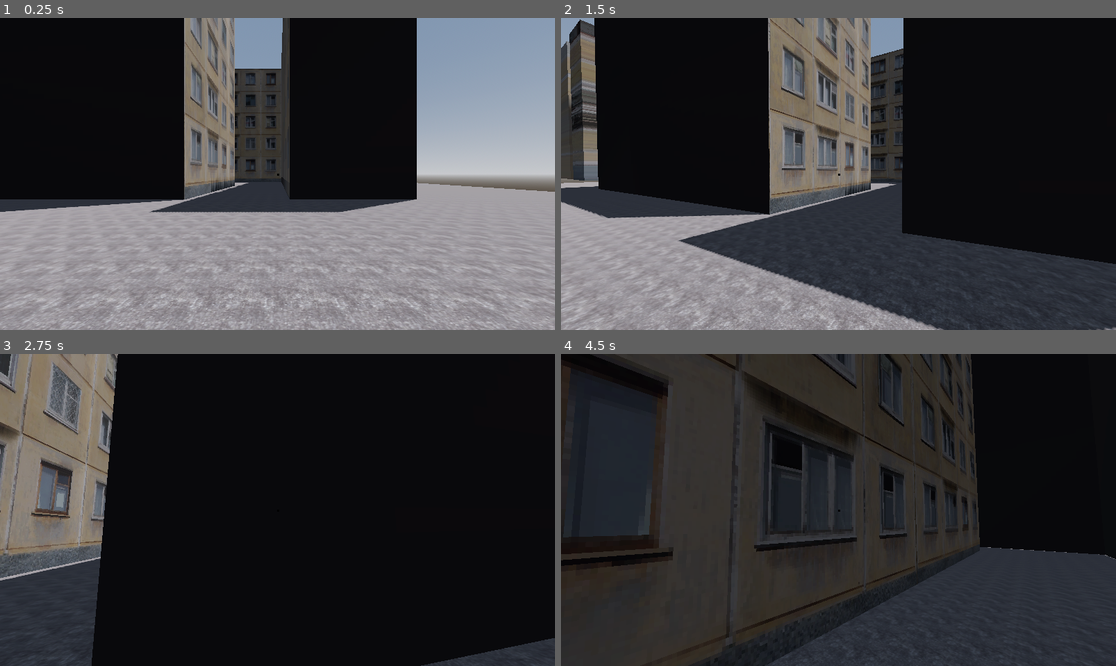
Above: before the commit, frames 1-4 (two rows, left to right).
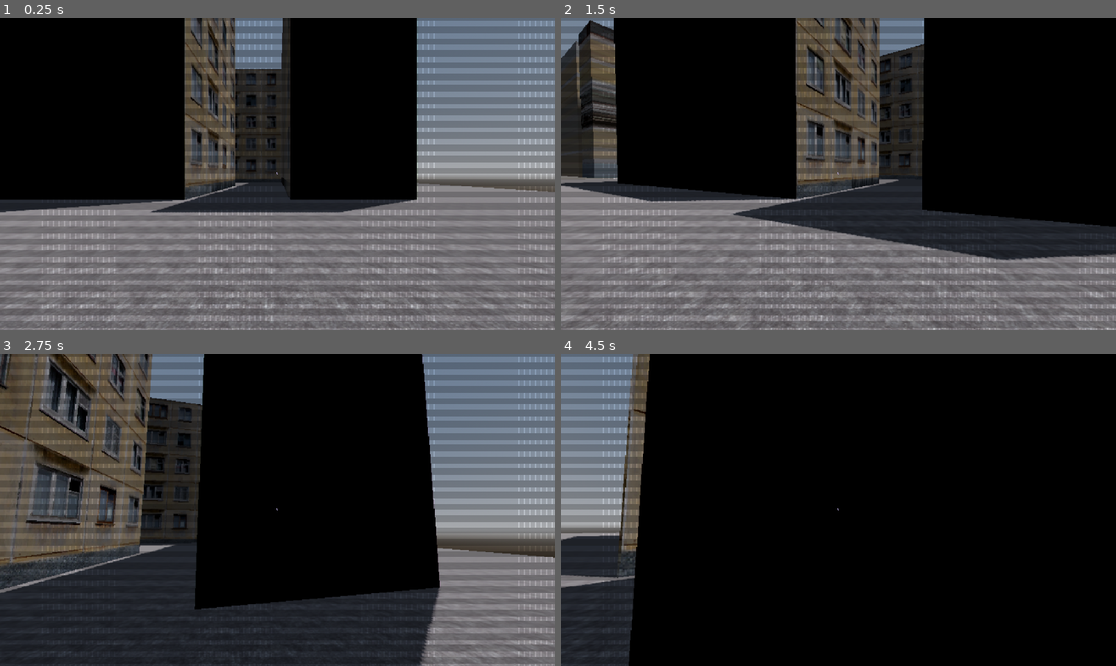
Above: after the commit, the same moments.

Repository: PurplePerpule/IndieHubJam
Game: Godot game, scene res://level/level_1.tscn
Same seed, same stepped clock (60 frames per second), same inputs: the game is played once before the commit and once after it. The project has no main scene, so this scene is started directly.
Inputs (mouse positions are in pixels of both pictures, inside the frame that each line leads up to):
- Up to frame 1 (0.25 s): no input
- Up to frame 2 (1.5 s): tap Enter at 0.5 s; move the mouse to (866, 174) at 0.52 s; hold Shift (sprint) 0.53-1.28 s; hold W (move_forward) from 0.53 s (still down); tap Space (jump) at 0.77, 0.8, 1.07, 1.35 s; move the mouse to (810, 174) at 1.27 s
- Up to frame 3 (2.75 s): keep holding W (move_forward); tap Space (jump) at 1.52, 1.82, 2.3 s; tap Shift (sprint) at 1.55 s; move the mouse to (288, 503) at 2.02 s; tap E (interact) at 2.1 s
- Up to frame 4 (4.5 s): keep holding W (move_forward); move the mouse to (832, 516) at 2.77 s; tap Shift (sprint) at 2.85 s; tap Space (jump) at 3.02, 3.32, 3.77, 3.8, 4.07, 4.35 s; move the mouse to (877, 513) at 3.52 s; hold Shift (sprint) 3.53-4.28 s; move the mouse to (794, 506) at 4.27 s

The runs differ from the first frame. In frame 1, 49% of the frame differs, in the area x 0-100%, y 0-100%; in frame 2, 51%; in frame 3, 57%; in frame 4, 76%.

Commit message:
Added PixelShader

Diff:
--- a/pluto's-dance/Scenes/narkoman.tscn
+++ b/pluto's-dance/Scenes/narkoman.tscn
@@ -1,12 +1,35 @@
-[gd_scene load_steps=3 format=3 uid="uid://cf6x5sdusygug"]
+[gd_scene load_steps=6 format=3 uid="uid://cf6x5sdusygug"]
 
 [ext_resource type="Script" path="res://Scripts/player.gd" id="1_xk75l"]
+[ext_resource type="Shader" path="res://Shaders/pixelShd.gdshader" id="2_k2f55"]
 
 [sub_resource type="CapsuleShape3D" id="CapsuleShape3D_lrd5i"]
 radius = 0.260724
 
+[sub_resource type="LabelSettings" id="LabelSettings_yqbpr"]
+font_size = 10
+font_color = Color(0.768627, 0.717647, 0.941176, 1)
+
+[sub_resource type="ShaderMaterial" id="ShaderMaterial_paw7i"]
+shader = ExtResource("2_k2f55")
+shader_parameter/shake = 0.0
+shader_parameter/noiseQuality = 250.0
+shader_parameter/noiseIntensity = 0.0
+shader_parameter/offsetIntensity = 0.0
+shader_parameter/colorOffsetIntensity = 0.01
+shader_parameter/pixelSize = 700.0
+shader_parameter/grainIntensity = 0.0
+shader_parameter/use_overlay = false
+shader_parameter/use_lens_distortion = false
+shader_parameter/overlay_color = Color(1, 1, 1, 10)
+shader_parameter/lens_distortion_strength = 0.0
+
 [node name="Narkoman" type="CharacterBody3D"]
 script = ExtResource("1_xk75l")
+speed = 3.0
+sprint_speed = 6.0
+jump_velocity = 3.0
+throw_force = 4.0
 
 [node name="CameraPivot" type="Node3D" parent="."]
 transform = Transform3D(1, 0, 0, 0, 1, 0, 0, 0, 1, 0, 1.8, 0)
@@ -32,15 +55,31 @@
 size_flags_horizontal = 4
 size_flags_vertical = 4
 
-[node name="ColorRect" type="ColorRect" parent="Crossfire"]
+[node name="Label" type="Label" parent="Crossfire"]
+z_index = 1
+texture_filter = 1
 layout_mode = 1
 anchors_preset = 8
 anchor_left = 0.5
 anchor_top = 0.5
 anchor_right = 0.5
 anchor_bottom = 0.5
-offset_right = 5.0
-offset_bottom = 5.0
+offset_left = -20.0
+offset_top = -11.5
+offset_right = 20.0
+offset_bottom = 11.5
 grow_horizontal = 2
 grow_vertical = 2
-color = Color(0, 0, 0, 1)
+text = "o"
+label_settings = SubResource("LabelSettings_yqbpr")
+horizontal_alignment = 1
+
+[node name="ColorRect" type="ColorRect" parent="Crossfire"]
+z_index = -5
+material = SubResource("ShaderMaterial_paw7i")
+layout_mode = 1
+anchors_preset = 15
+anchor_right = 1.0
+anchor_bottom = 1.0
+grow_horizontal = 2
+grow_vertical = 2
--- /dev/null
+++ b/pluto's-dance/Shaders/pixelShd.gdshader
@@ -0,0 +1,93 @@
+shader_type canvas_item;
+
+uniform float shake: hint_range(0, 10) = 0.015;
+uniform float noiseQuality: hint_range(0.1, 250, 0.1) = 250;
+uniform float noiseIntensity: hint_range(0, 0.05, 0.001) = 0.001;
+uniform float offsetIntensity: hint_range(0, 0.05, 0.0001) = 0.0045;
+uniform float colorOffsetIntensity: hint_range(0.0, 1.5, 0.001) = 0.2;
+uniform float pixelSize: hint_range(1, 1024) = 200.0;
+uniform float grainIntensity: hint_range(0, 1) = 0.04; // Intensity of film grain
+
+uniform sampler2D screen_texture : hint_screen_texture, repeat_disable, filter_nearest;
+uniform sampler2D overlay_texture : hint_default_transparent;
+uniform bool use_overlay = true; // Toggle for using overlay texture
+uniform bool use_lens_distortion = true; // Toggle for using lens distortion
+
+uniform vec4 overlay_color : source_color = vec4(1.0, 1.0, 1.0, 10.0); // Allow changing overlay color
+uniform float lens_distortion_strength: hint_range(0, 0.1) = 0.05; // Strength of lens distortion effect
+
+varying vec2 previous_pos; // Previous fragment position
+
+float rand(vec2 co)
+{
+    return fract(sin(dot(co.xy, vec2(12.9898, 78.233))) * 43758.5453);
+}
+
+float verticalBar(float pos, float uvY, float offset)
+{
+    float edge0 = (pos - shake);
+    float edge1 = (pos + shake);
+
+    float x = smoothstep(edge0, pos, uvY) * offset;
+    x -= smoothstep(pos, edge1, uvY) * offset;
+    return x;
+}
+
+void fragment() {
+    vec2 iResolution = 1.0 / SCREEN_PIXEL_SIZE;
+    vec2 uv = FRAGCOORD.xy / iResolution.xy;
+
+    // Calculate velocity
+    vec2 velocity = uv - previous_pos;
+
+    // Apply pixelation effect
+    uv = floor(uv * pixelSize) / pixelSize;
+
+    // Add vertical bars distortion
+    for (float i = 0.0; i < 0.71; i += 0.1313)
+    {
+        float d = mod(TIME * i, 1.7);
+        float o = sin(1.0 - tan(TIME * 0.24 * i));
+        o *= offsetIntensity;
+        uv.x += verticalBar(d, uv.y, o);
+    }
+
+    // Add noise distortion
+    float uvY = uv.y * noiseQuality;
+    uvY = float(int(uvY)) * (1.0 / noiseQuality);
+    float noise = rand(vec2(TIME * 0.00001, uvY));
+    uv.x += noise * noiseIntensity;
+
+    // Add color offset distortion
+    vec2 offsetR = vec2(0.006 * sin(TIME), 0.0) * colorOffsetIntensity;
+    vec2 offsetG = vec2(0.0073 * cos(TIME * 0.97), 0.0) * colorOffsetIntensity;
+
+    float r = texture(screen_texture, uv + offsetR).r;
+    float g = texture(screen_texture, uv + offsetG).g;
+    float b = texture(screen_texture, uv).b;
+
+    vec4 tex = vec4(r, g, b, 1.0);
+
+    // Overlay with an optional texture
+    if (use_overlay) {
+        vec4 overlayColor = texture(overlay_texture, uv) * overlay_color; // Apply overlay color
+        tex = mix(tex, overlayColor, overlayColor.a);
+    }
+
+    // Add film grain
+    float grain = rand(uv) * 2.0 - 1.0; // Range from -1 to 1
+    tex.rgb += grainIntensity * grain;
+
+    // Apply lens distortion
+    if (use_lens_distortion) {
+        vec2 distortion = uv * lens_distortion_strength * (uv - 1.0);
+        vec4 distorted_tex = texture(screen_texture, uv + distortion);
+        tex = mix(tex, distorted_tex, 0.5);
+    }
+
+    // Apply final color
+    COLOR = tex;
+
+    // Store current position for next frame
+    previous_pos = FRAGCOORD.xy / iResolution.xy;
+}
--- a/pluto's-dance/level/level_1.tscn
+++ b/pluto's-dance/level/level_1.tscn
@@ -9,6 +9,7 @@
 resource_name = "Material.001"
 cull_mode = 2
 albedo_texture = ExtResource("2_3ob31")
+metallic_specular = 0.0
 texture_filter = 2
 
 [sub_resource type="ArrayMesh" id="ArrayMesh_uetnw"]
